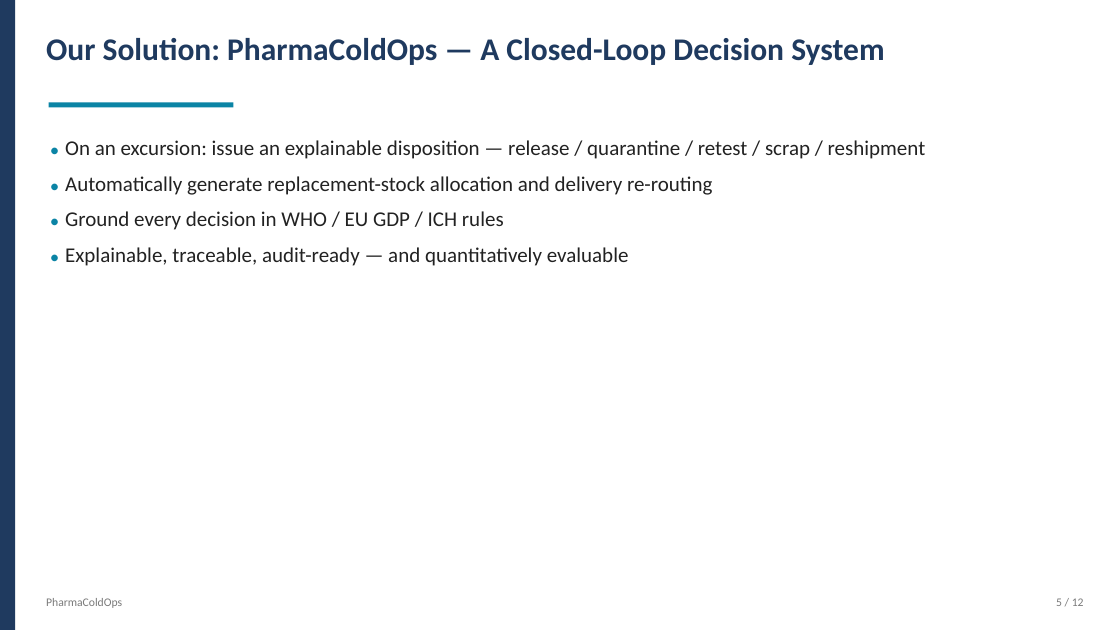
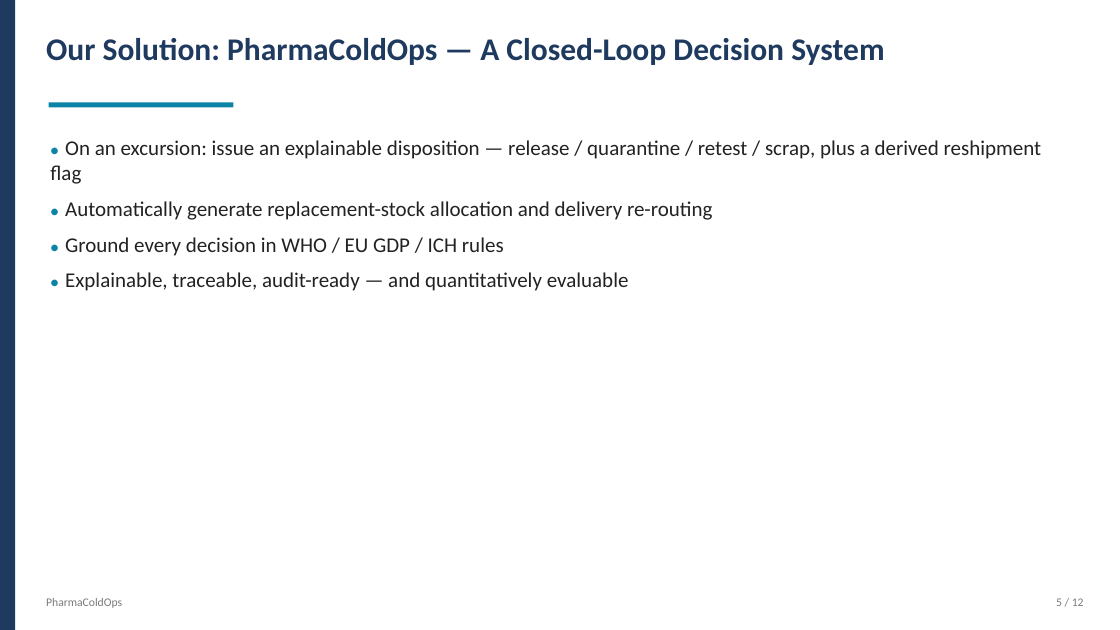
Before and after one commit to Frostash030612/PharmaColdOps, a slide deck: slide 5 of proposal/PharmaColdOps-Proposal-Presentation.pptx. Drawn at 1120x630 pixels with LibreOffice and Linux fonts; fonts in the diff are those of the drawing. Boxes give left, top, right and bottom in pixels: in the first picture for what was removed or moved away, otherwise in the second. Text is boxed around its words. In the diff, an @@ line names an element or a change of style, - is before the commit and + after.

```diff
--- a/proposal/PharmaColdOps-Proposal-Presentation.pptx
+++ b/proposal/PharmaColdOps-Proposal-Presentation.pptx
@@ text at box(50, 140, 1042, 184): text changed @@
-● On an excursion: issue an explainable disposition — release / quarantine / retest / scrap / reshipment
+● On an excursion: issue an explainable disposition — release / quarantine / retest / scrap, plus a derived reshipment flag
```
Also in this commit, not shown: 3 other slides changed, 4 other files.
